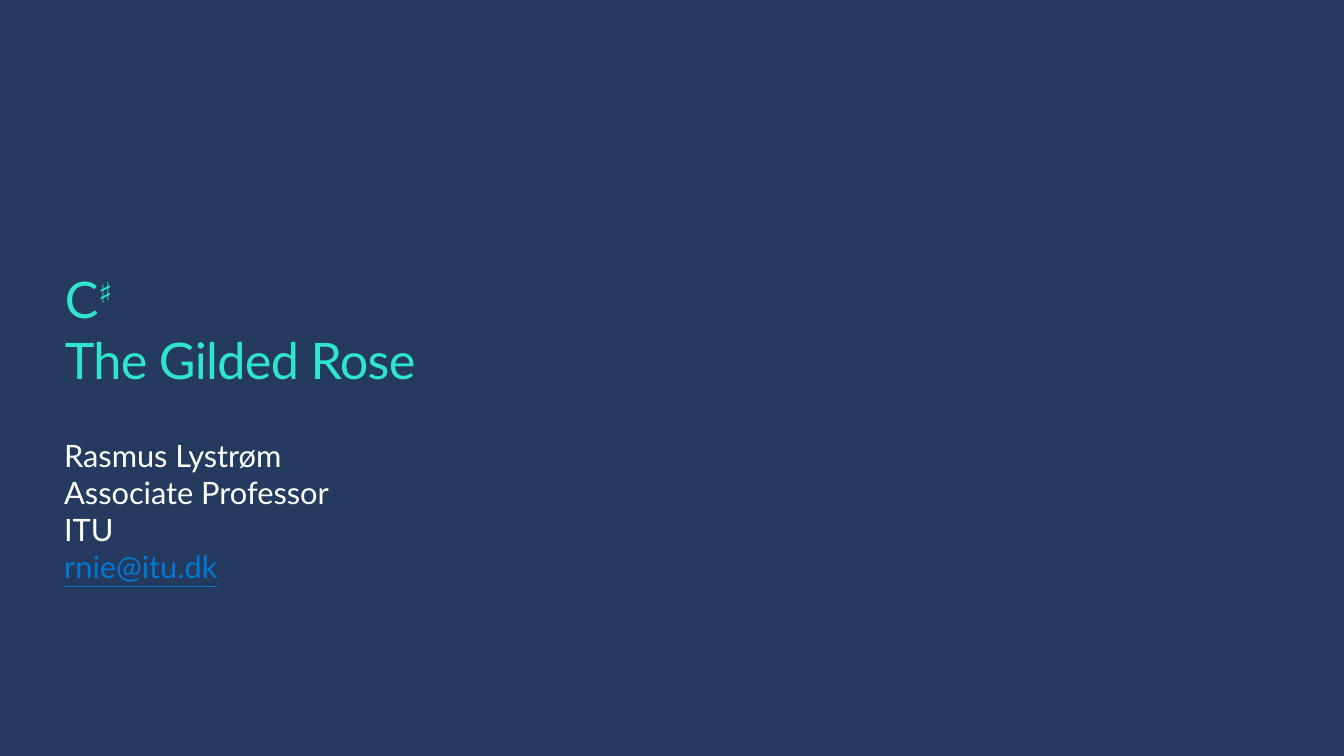
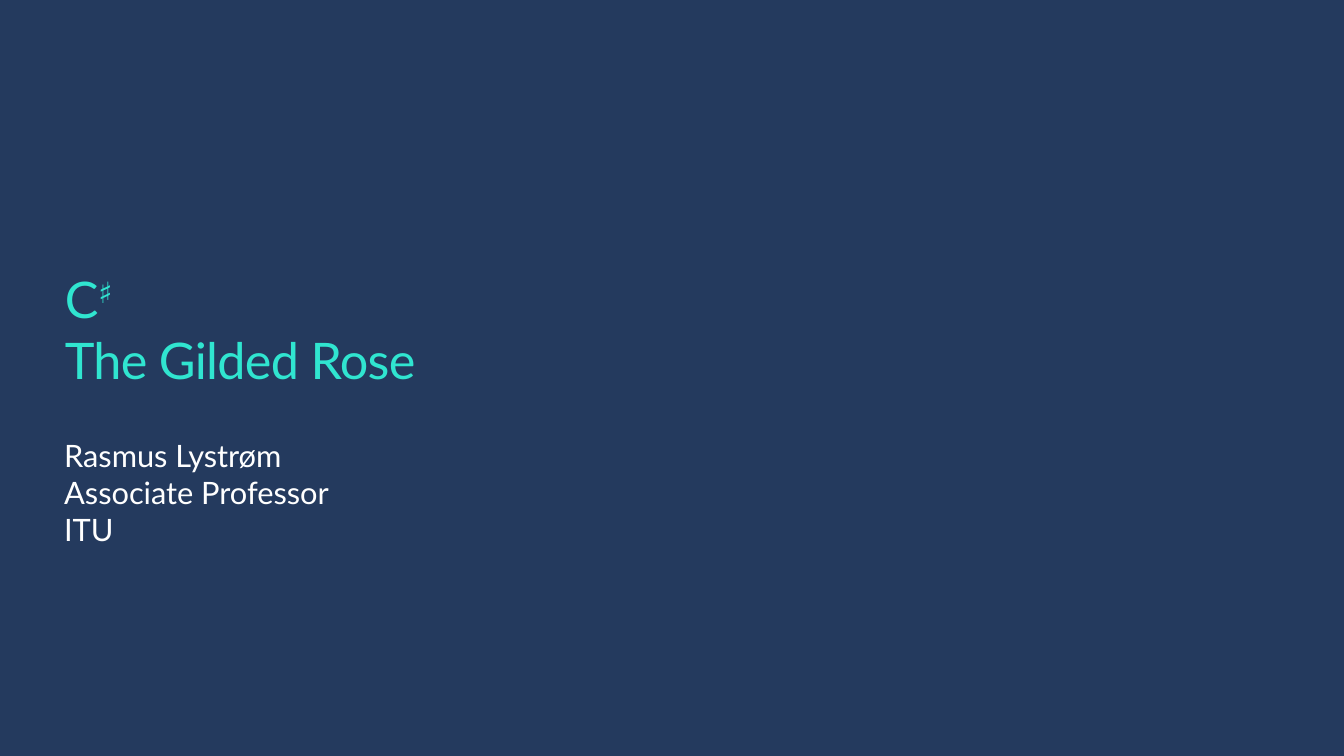
Before and after one commit to ondfisk/BDSA2021, a slide deck: slide 1 of Slides/The Gilded Rose.pptx. Drawn at 1344x756 pixels with LibreOffice and Linux fonts; fonts in the diff are those of the drawing; background and template pictures are left out. Boxes give left, top, right and bottom in pixels: in the first picture for what was removed or moved away, otherwise in the second. Text is boxed around its words. In the diff, an @@ line names an element or a change of style, - is before the commit and + after.

```diff
--- a/Slides/The Gilded Rose.pptx
+++ b/Slides/The Gilded Rose.pptx
@@ text at box(64, 555, 217, 582): paragraph removed @@
-rnie@itu.dk
```
Also in this commit, not shown: 4 other files.
